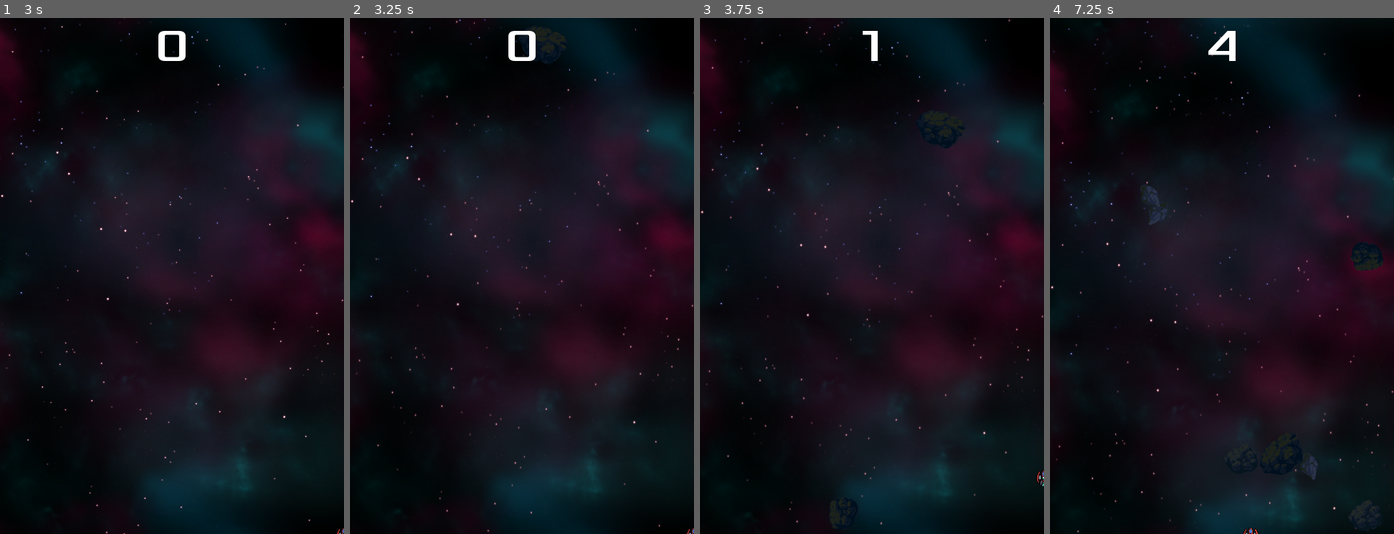
Above: before the commit, frames 1-4 (left to right).
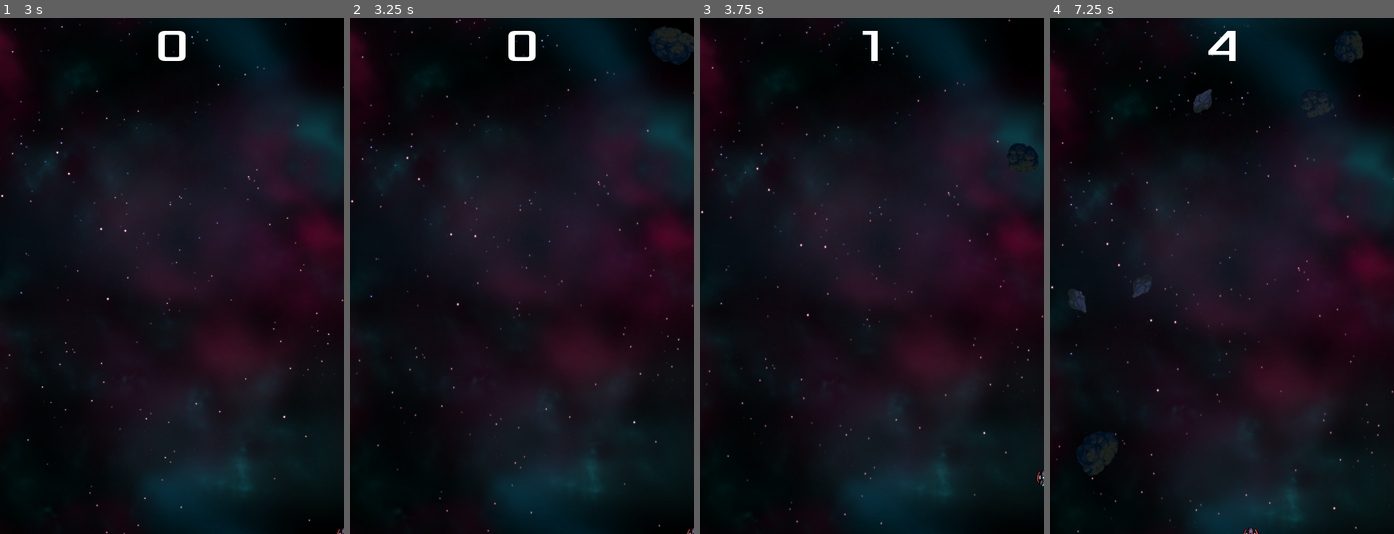
Above: after the commit, the same moments.

Repository: SebastienFCT/dodge-the-creeps-godot-toturial
Game: Godot game, scene res://scenes/Main.tscn
The game is run twice, just before and just after one commit, with the same random seed, the same clock (stepped at 60 frames per second) and the same inputs.
Inputs:
- Up to frame 1 (3 s): click "Start" at 0.5 s; tap Enter (start_game) at 1.25, 1.35, 2.1, 2.85 s; hold Right (move_right) 1.28-2.03 s; hold Down (move_down) 2.03-2.78 s; hold Right (move_right) from 2.78 s (still down)
- Up to frame 2 (3.25 s): keep holding Right (move_right)
- Up to frame 3 (3.75 s): release Right (move_right) at 3.53 s; hold Up (move_up) from 3.53 s (still down); tap Enter (start_game) at 3.6 s
- Up to frame 4 (7.25 s): release Up (move_up) at 4.28 s; hold Left (move_left) 4.28-5.78 s; tap Enter (start_game) every 0.75 s from 4.35 to 6.6 s; hold Down (move_down) 5.78-6.53 s; hold Right (move_right) from 6.53 s (still down)

Frame 1 is identical in both runs. In frame 2, 1.0% of the frame differs, in the area x 49-100%, y 1-10%; in frame 3, 0.2%; in frame 4, 2.0%, in the area x 5-97%, y 2-100%.

Commit message:
new spawning path

Diff:
--- a/scenes/Main.tscn
+++ b/scenes/Main.tscn
@@ -28,7 +28,7 @@
 
 [sub_resource type="Curve2D" id=5]
 _data = {
-"points": PoolVector2Array( 0, 0, 0, 0, 0, 0, 0, 0, 0, 0, 0, 0, 0, 0, 0, 0, 480, 0, 0, 0, 0, 0, 480, 720, 0, 0, 0, 0, 0, 720, 0, 0, 0, 0, 0, 0 )
+"points": PoolVector2Array( 0, 0, 0, 0, 0, 363, 0, 0, 0, 0, 0, 0, 0, 0, 0, 0, 481, 1, 0, 0, 0, 0, 480, 363 )
 }
 
 [node name="Main" type="Node"]
@@ -75,11 +75,6 @@
 [node name="StartPosition" type="Position2D" parent="."]
 position = Vector2( 240, 450 )
 
-[node name="AsteroidPath" type="Path2D" parent="."]
-curve = SubResource( 5 )
-
-[node name="AsteroidSpawnLocation" type="PathFollow2D" parent="AsteroidPath"]
-
 [node name="HUD" parent="." instance=ExtResource( 4 )]
 
 [node name="Music" type="AudioStreamPlayer" parent="."]
@@ -88,6 +83,11 @@
 [node name="DeathSound" type="AudioStreamPlayer" parent="."]
 stream = ExtResource( 5 )
 
+[node name="AsteroidPath" type="Path2D" parent="."]
+curve = SubResource( 5 )
+
+[node name="AsteroidSpawnLocation" type="PathFollow2D" parent="AsteroidPath"]
+
 [connection signal="hit" from="Player" to="." method="game_over"]
 [connection signal="timeout" from="AsteroidTimer" to="." method="_on_AsteroidTimer_timeout"]
 [connection signal="timeout" from="ScoreTimer" to="." method="_on_ScoreTimer_timeout"]
